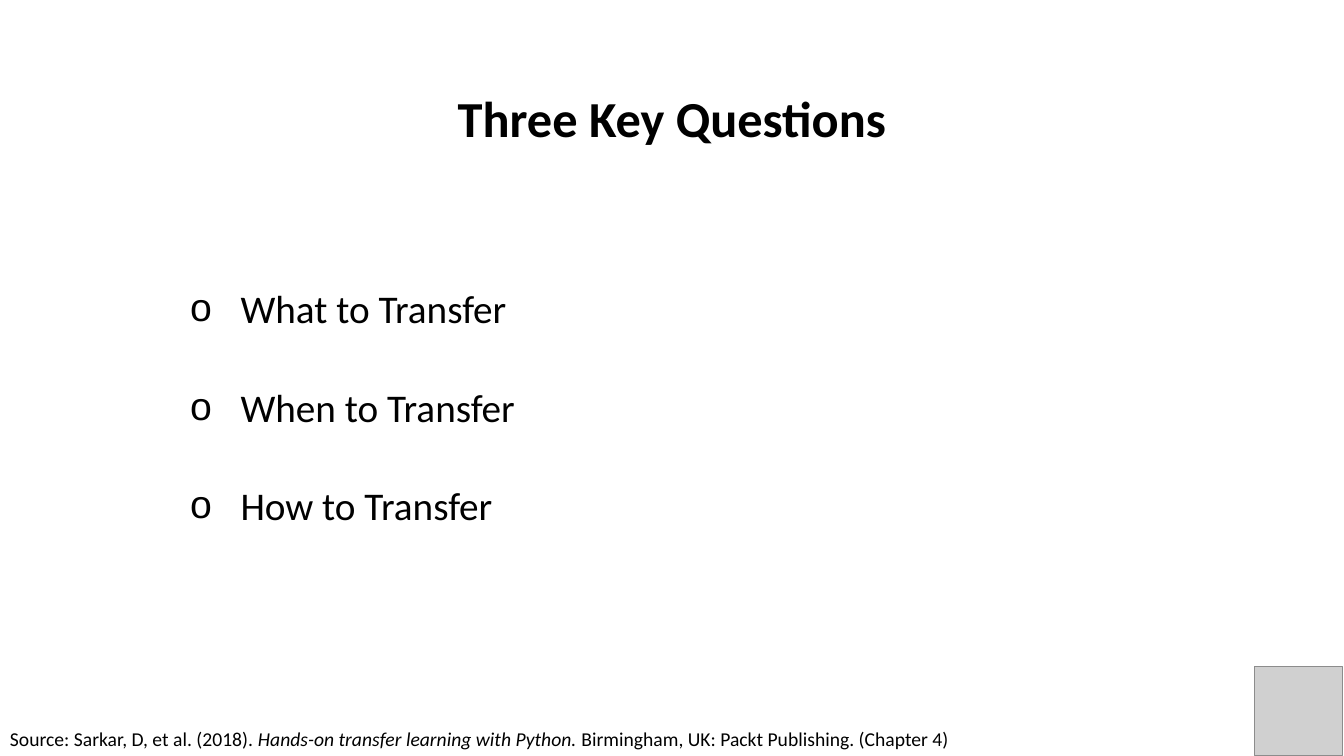
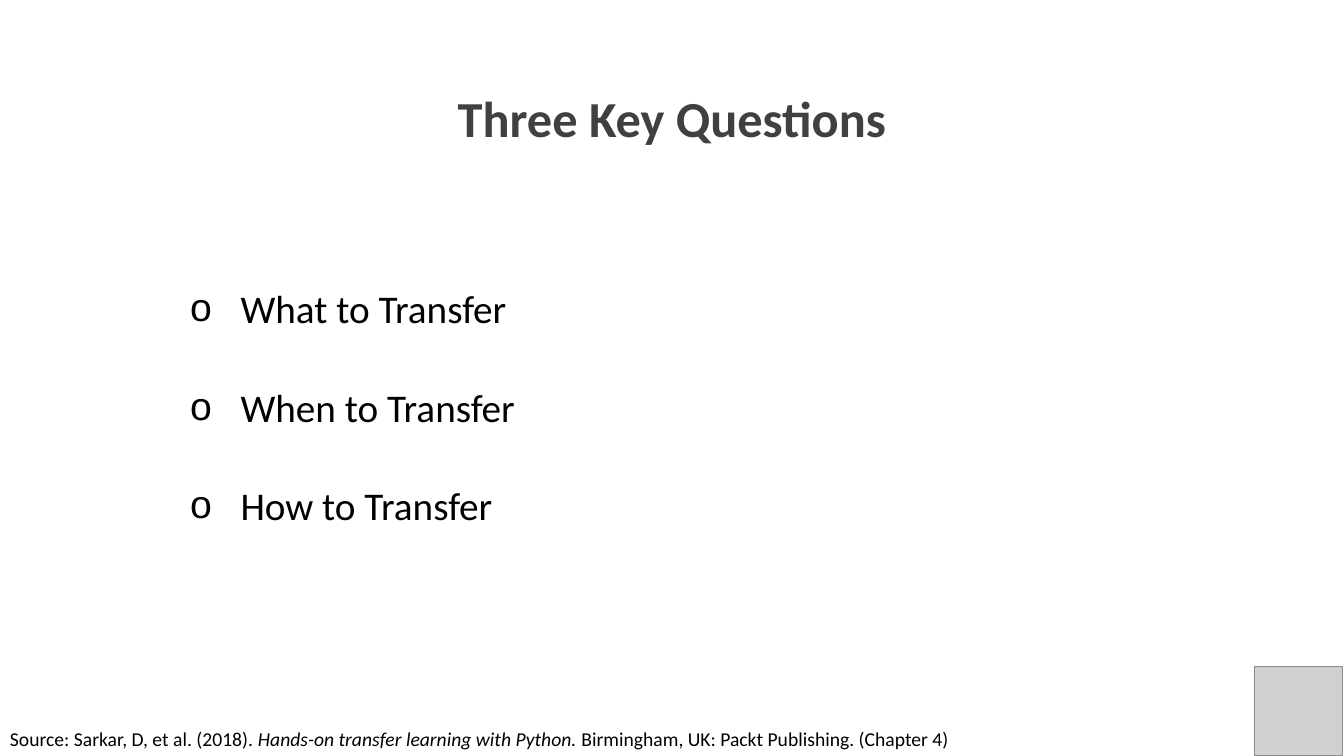
Before and after one commit to PracticumAI/transfer, a slide deck: slide 5 of presentations/02_transfer_learn.pptx. Drawn at 1344x756 pixels with LibreOffice and Linux fonts; fonts in the diff are those of the drawing; grey boxes stand for pictures. Boxes give left, top, right and bottom in pixels: in the first picture for what was removed or moved away, otherwise in the second. Text is boxed around its words. In the diff, an @@ line names an element or a change of style, - is before the commit and + after.

```diff
--- a/presentations/02_transfer_learn.pptx
+++ b/presentations/02_transfer_learn.pptx
@@ title "Three Key Questions" at box(458, 101, 886, 145): text colour #000000 to #404040 @@
```
Also in this commit, not shown: 1 other slide changed, 2 slides removed.
